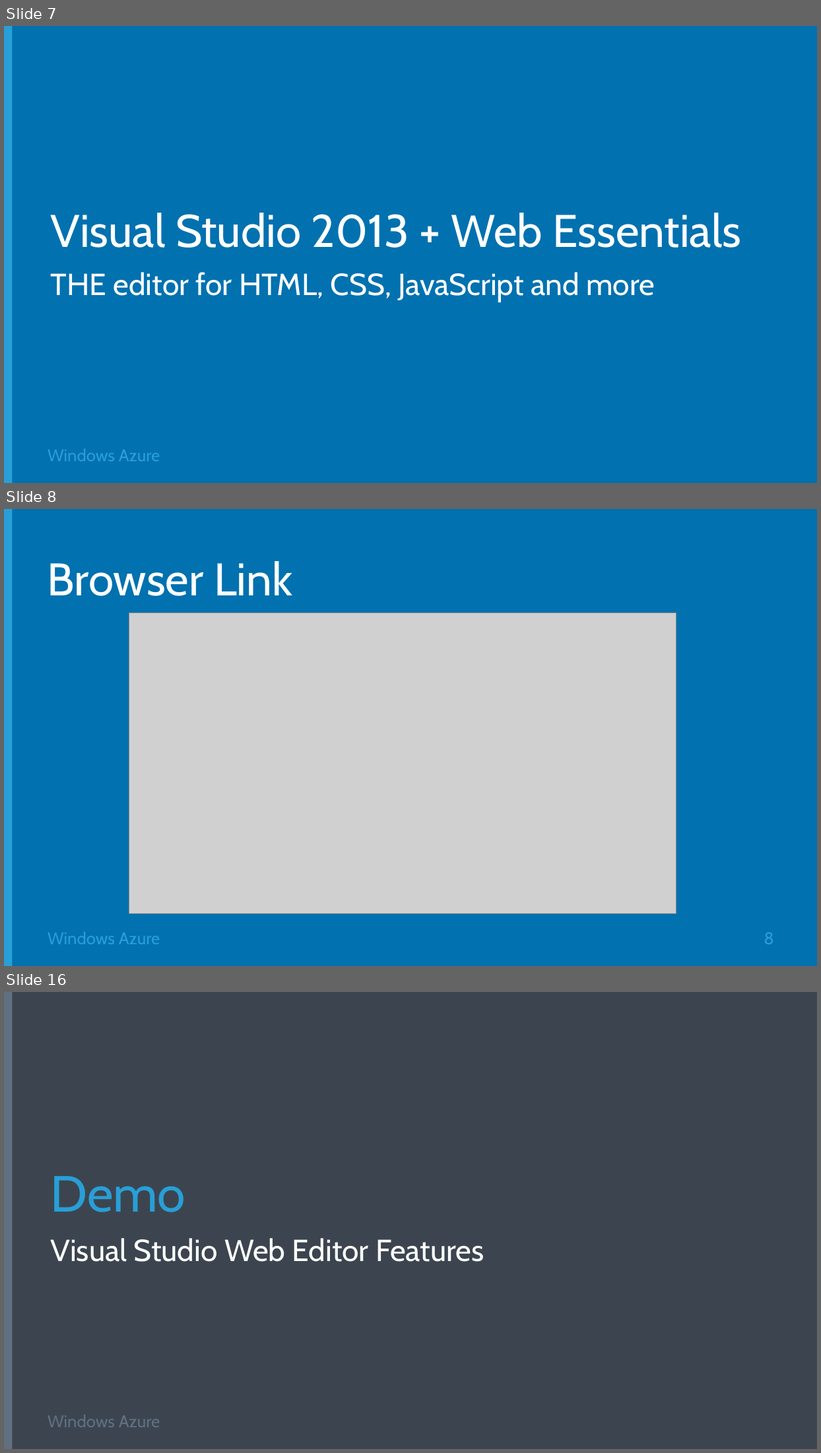
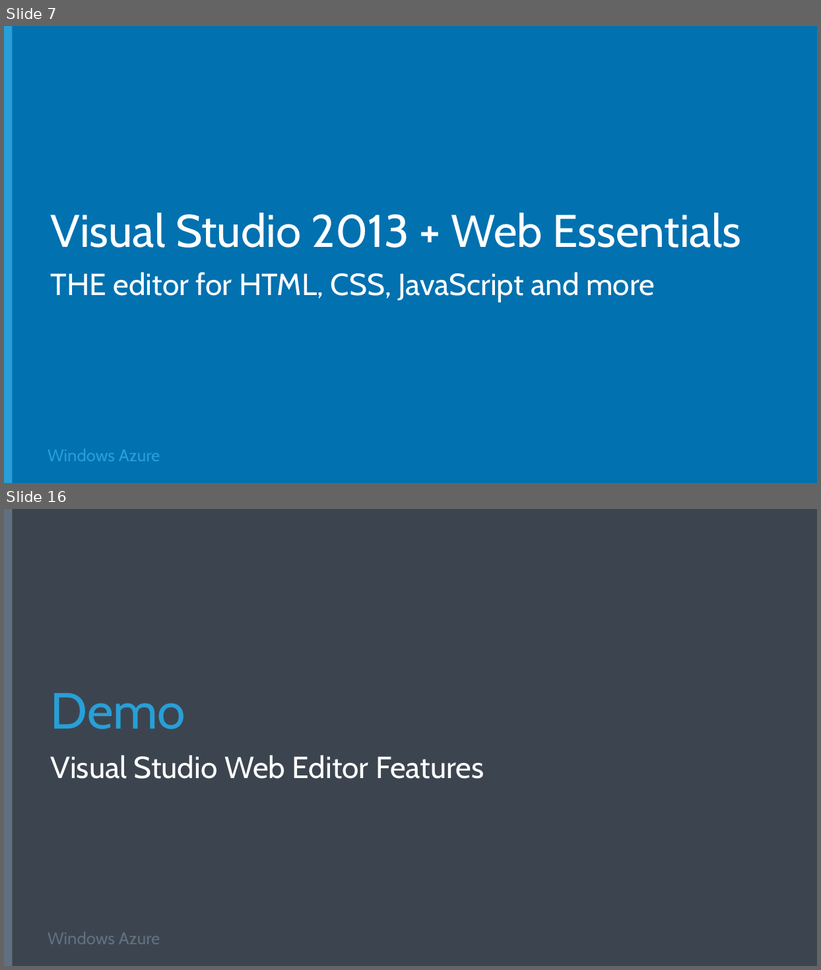
Before and after one commit to Microsoft-Web/DECK-ASPNET-and-VS-Web-Tooling, a slide deck: 2-ASPNET-and-VS-Web-Tooling.pptx. Shown one above the other, each under a label of ours: slides 7, 8 and 16 before the commit, slides 7 and 16 after it; the slides between them are not shown. The pictures are 821x1453 and 821x970 pixels, drawn with LibreOffice and Linux fonts; fonts in the diff are those of the drawing; grey boxes stand for pictures; background and template pictures are left out. Boxes give left, top, right and bottom in pixels: in the first picture for what was removed or moved away, otherwise in the second. Text is boxed around its words. In the diff, an @@ line names an element or a change of style, - is before the commit and + after.

```diff
--- a/2-ASPNET-and-VS-Web-Tooling.pptx
+++ b/2-ASPNET-and-VS-Web-Tooling.pptx
@@ slide 8 removed at (4,509,817,966), background #0171B0; not listed: 2 template elements that a slide beside it also shows @@
@@ title removed at (48,561,292,596) @@
-Browser Link
@@ picture removed at (129,613,677,914) @@
@@ page number removed at (764,933,774,945) @@
-8
```
Also in this commit, not shown: 8 slides changed, 1 slide added, 1 other slide removed, 1 other file.
